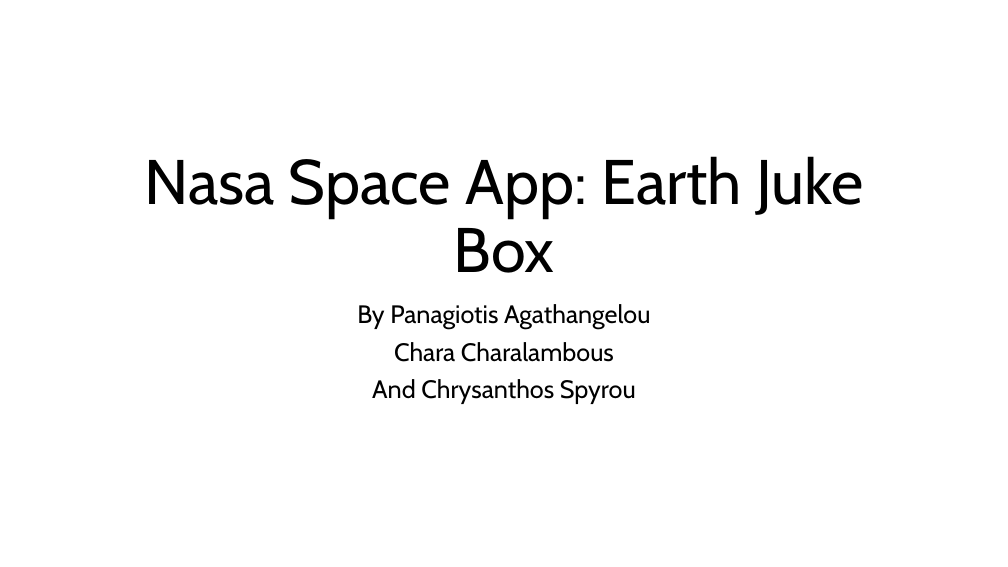
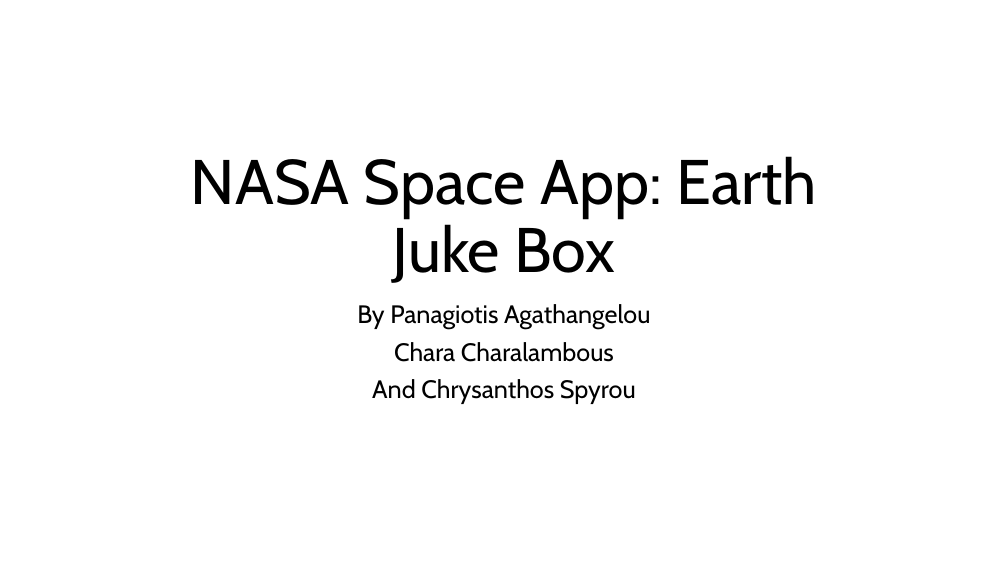
Before and after one commit to Panagiotis676/nasa-app-hackathon, a slide deck: slide 1 of presentation.pptx. Drawn at 1008x567 pixels with LibreOffice and Linux fonts; fonts in the diff are those of the drawing. Boxes give left, top, right and bottom in pixels: in the first picture for what was removed or moved away, otherwise in the second. Text is boxed around its words. In the diff, an @@ line names an element or a change of style, - is before the commit and + after.

Commit message:
presentation update

```diff
--- a/presentation.pptx
+++ b/presentation.pptx
@@ title at [191,156,817,283]: text changed @@
-Nasa Space App: Earth Juke Box
+NASA Space App: Earth Juke Box
```
Also in this commit, not shown: 2 slides added.
